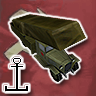
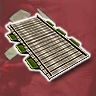
The second (96, 96) image is a revision of the first. Changes to its layers:
added layer "Pontoon Raft" above "PG-117" over 7, 15, 89, 80
hid "Pontoon Truck" over 4, 14, 86, 92
